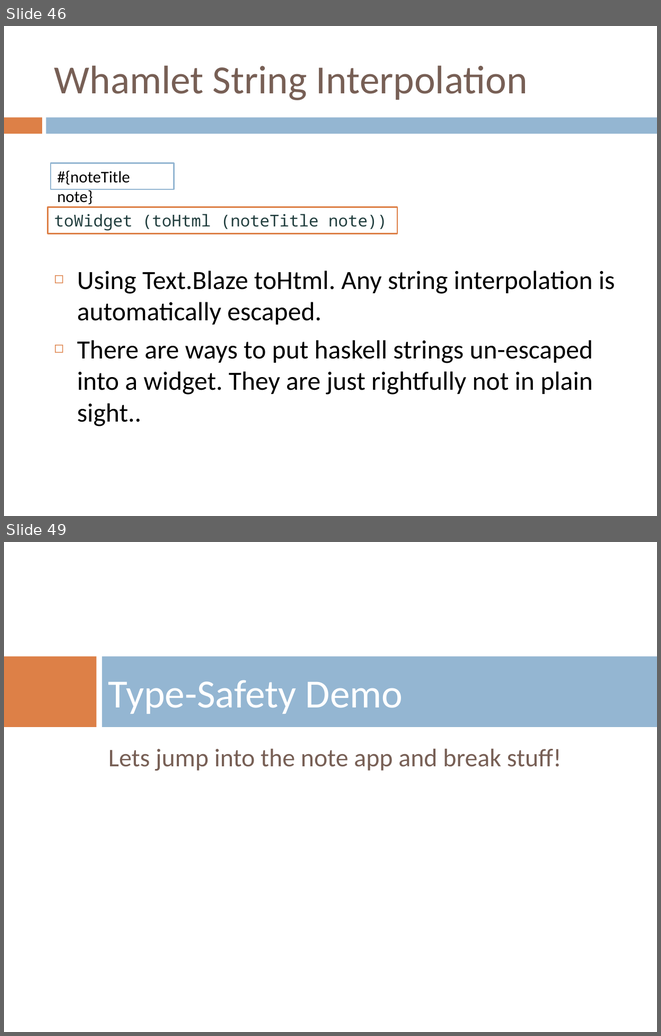
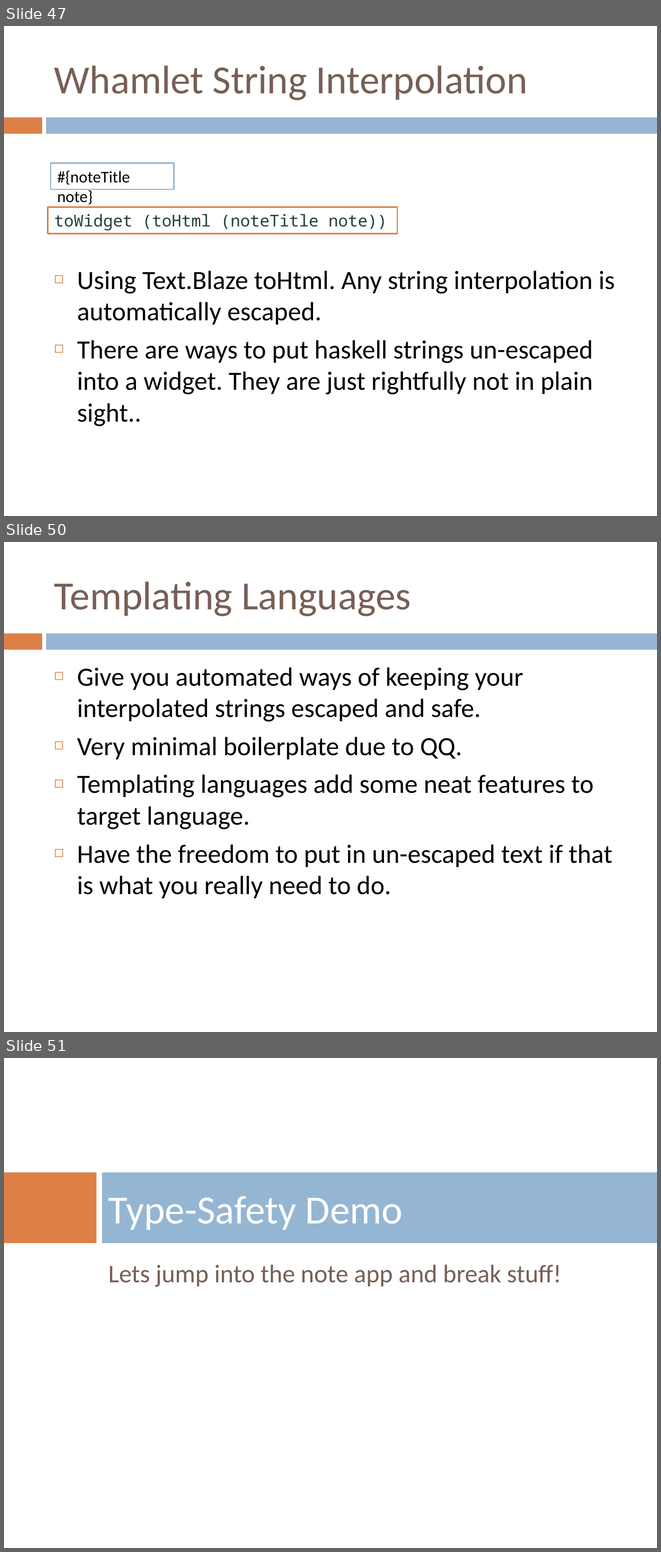
Before and after one commit to benkolera/talk-yesod, a slide deck: TypeSafeWebDevWithYesodAndHaskell.pptx. Shown one above the other, each under a label of ours: slides 46 and 49 before the commit, slides 47, 50 and 51 after it; the slides between them are not shown. The pictures are 661x1036 and 661x1552 pixels, drawn with LibreOffice and Linux fonts; fonts in the diff are those of the drawing; background and template pictures are left out. Boxes give left, top, right and bottom in pixels: in the first picture for what was removed or moved away, otherwise in the second. Text is boxed around its words. In the diff, an @@ line names an element or a change of style, - is before the commit and + after.

```diff
--- a/TypeSafeWebDevWithYesodAndHaskell.pptx
+++ b/TypeSafeWebDevWithYesodAndHaskell.pptx
@@ slide 50 added at (x1=4, y1=542, x2=657, y2=1032), background #FFFFFF; not listed: 2 template elements that a slide beside it also shows @@
@@ title added at (x1=54, y1=581, x2=411, y2=616), 44 pt, text #775F55 @@
+Templating Languages
@@ text added at (x1=77, y1=667, x2=612, y2=898), 29 pt, text #000000 @@
+◻ Give you automated ways of keeping your interpolated strings escaped and safe.
+◻ Very minimal boilerplate due to QQ.
+◻ Templating languages add some neat features to target language.
+◻ Have the freedom to put in un-escaped text if that is what you really need to do.
@@ what was slide 46 is now slide 47 @@
@@ what was slide 49 is now slide 51 @@
```
Also in this commit, not shown: 3 slides changed, 8 other slides added, 2 slides removed, 2 other files.
